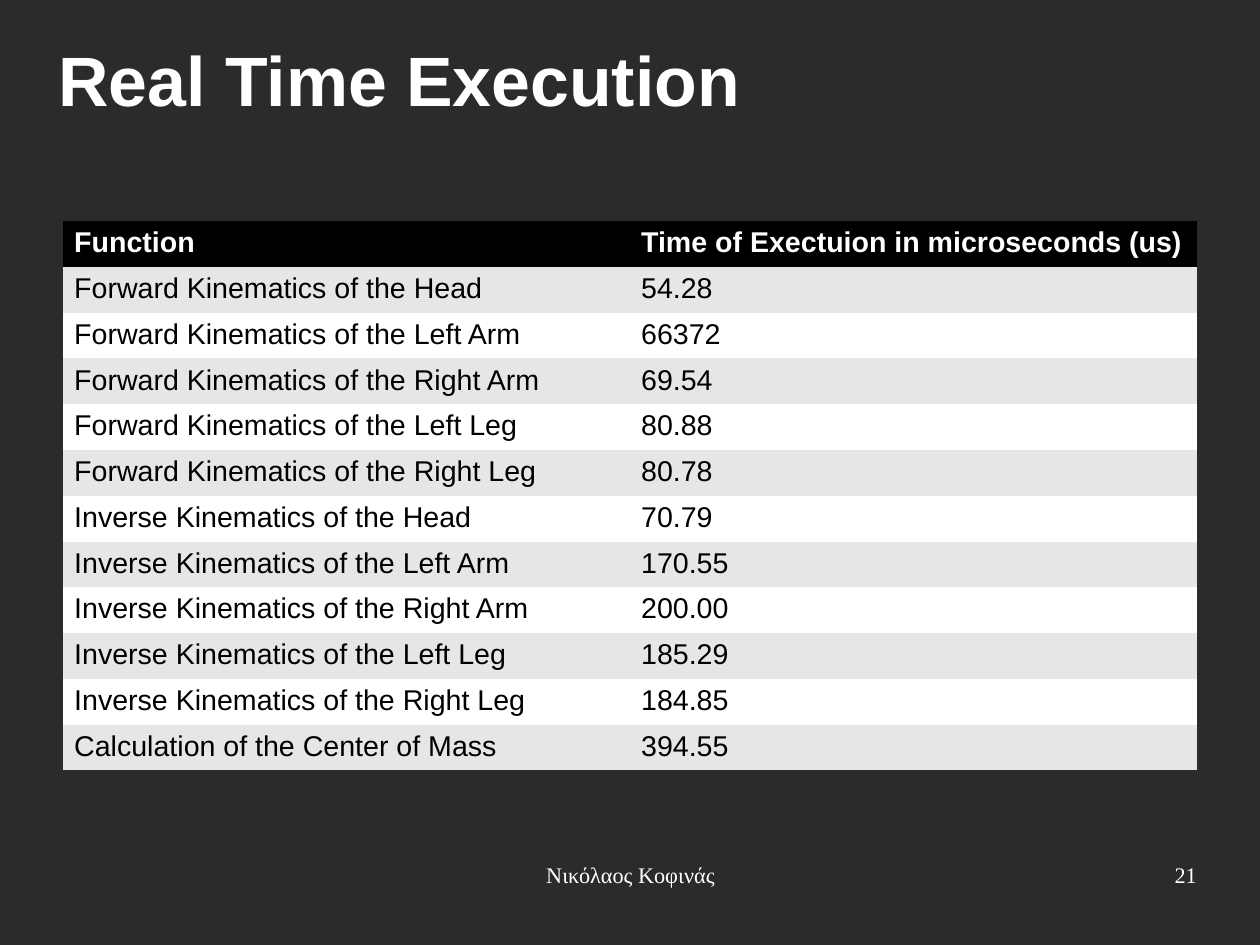
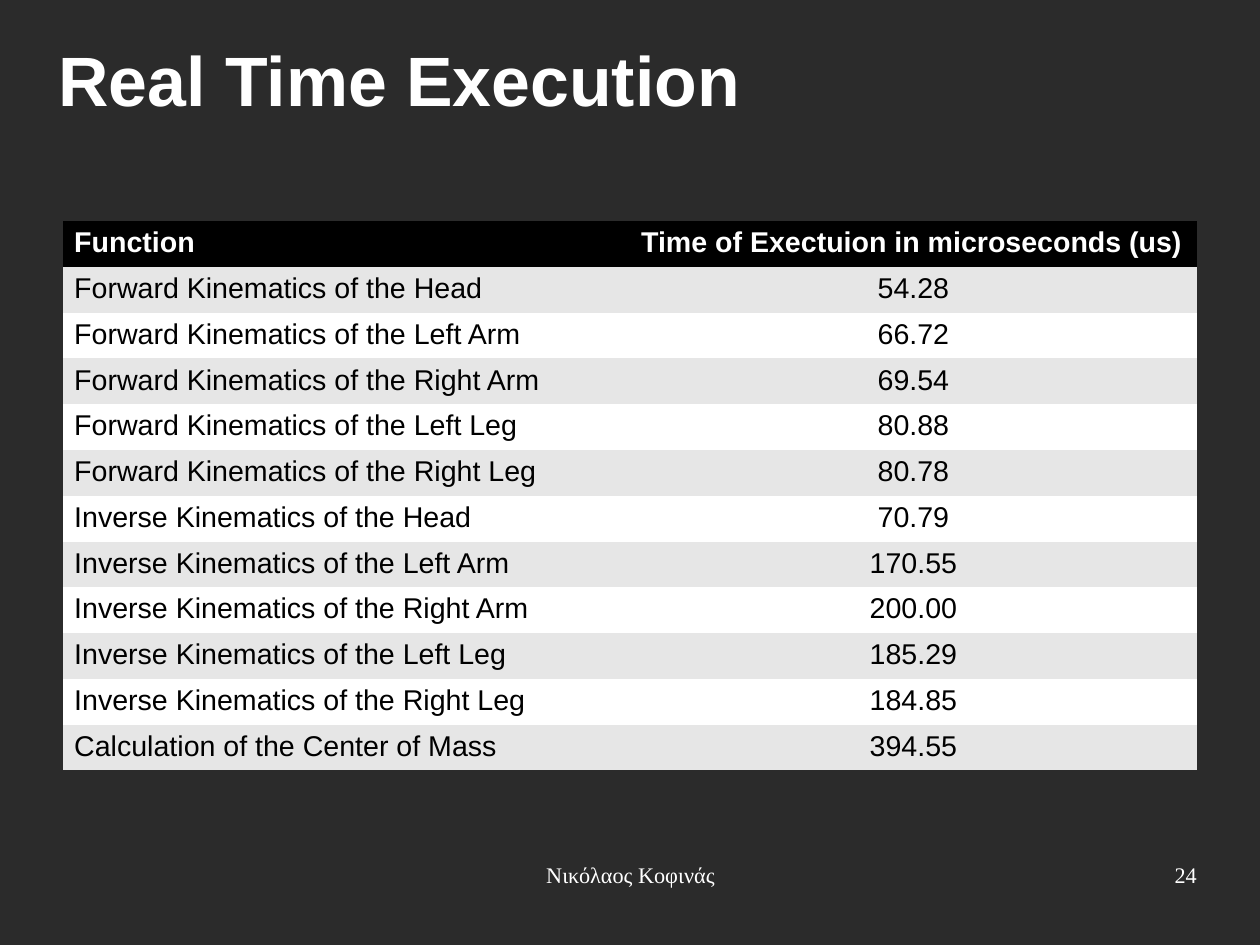
Before and after one commit to eldr4d/MyThesis, a slide deck: slide 24 of presentation.odp (slide 21 before the commit). Drawn at 1260x945 pixels with LibreOffice and Linux fonts; fonts in the diff are those of the drawing; background and template pictures are left out; a plain dark background stands for a picture behind light text. Boxes give left, top, right and bottom in pixels: in the first picture for what was removed or moved away, otherwise in the second. Text is boxed around its words. In the diff, an @@ line names an element or a change of style, - is before the commit and + after.

```diff
--- a/presentation.odp
+++ b/presentation.odp
@@ table at [63, 221, 1197, 761] @@
-row 3, column 2: 66372
+row 3, column 2: 66.72
@@ alignment left to centre @@
@@ page number at [1175, 868, 1197, 883]: text changed @@
-21
+24
```
Also in this commit, not shown: 17 other slides changed, 5 slides added, 2 slides removed.
